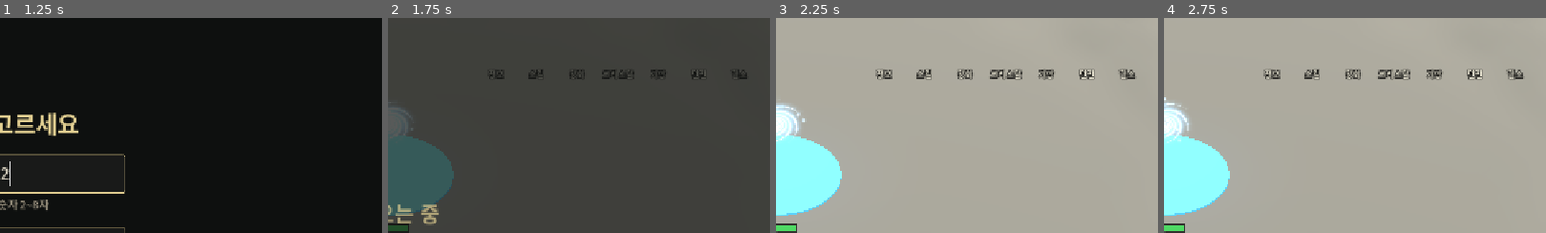
Above: before the commit, frames 1-4 (left to right).
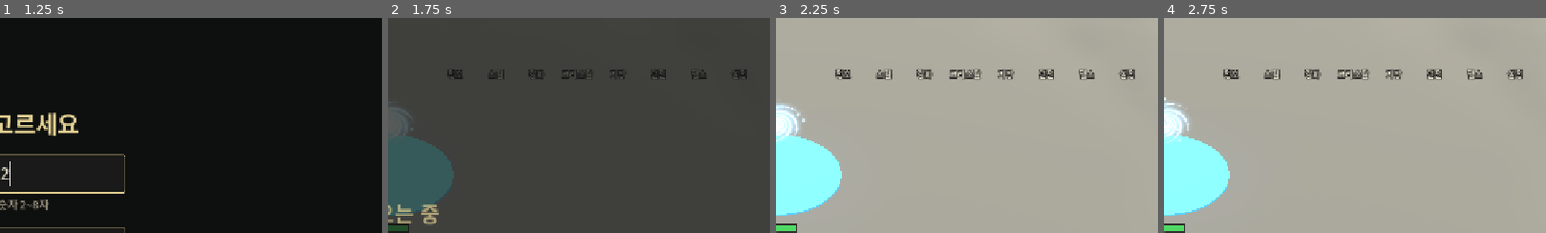
Above: after the commit, the same moments.

Repository: gogoalswo/MMORPG
Game: Godot game, scene res://start.tscn
Two runs of this game, one before a commit and one after it. Both use one fixed random seed, a clock stepped at 60 frames per second and the inputs below.
Inputs (mouse positions are % of the whole screen's width and height, from its top left):
- Up to frame 1 (1.25 s): click (50, 36) at 0.52 s; type "12" at 0.6 s
- Up to frame 2 (1.75 s): click (50, 57) at 1.27 s
- Up to frame 3 (2.25 s): click (46, 78) at 2 s
- Up to frame 4 (2.75 s): no input
The pictures show only the part of the screen within x 50-100%, y 0-50%; the shares and areas given below are measured in that part.

Frame 1 is identical in both runs. In frame 2, 0.5% of the frame differs, in the area x 15-94%, y 24-29%; in frame 3, 1.4%, in the area x 15-95%, y 23-29%; in frame 4, 1.4%.

Commit message:
소리 설정 창 추가 — 메뉴 끝 '설정' 단추로 전체 볼륨 0~100 조절
볼륨은 판정이 아니라 기기 설정이라 user://settings.cfg 에 둔다 (SoundSettings).
0 이면 Master 버스를 음소거한다. ui_test 에 _case_sound 추가, hud.md 갱신.

Co-Authored-By: Claude Opus 5.5 <noreply@anthropic.com>
Claude-Session: https://claude.ai/code/session_013YUVrVESv5EQwiuiWHQ65K

Diff:
--- a/godot/game/game.gd
+++ b/godot/game/game.gd
@@ -336,6 +336,10 @@
 var _potion_panel: PanelContainer
 var _potion_pct_label: Label
 var _potion_slider: HSlider
+## 소리 설정 창 (메뉴 "설정") — 전체 볼륨. 값은 기기 설정(`SoundSettings`)이다
+var _sound_panel: PanelContainer
+var _sound_label: Label
+var _sound_slider: HSlider
 ## 테스트 스위치 단추 — 이름 → Button
 var _switch_buttons: Dictionary = {}
 ## 테스트 무적 단추. 글자는 **스냅샷(me.invincible)** 만 보고 그린다 (자동사냥과 같다)
@@ -721,6 +725,8 @@
 	if ResourceLoader.exists(HIT_SOUND):
 		_hit_sound.stream = load(HIT_SOUND)
 	add_child(_hit_sound)
+	# 저장해 둔 소리 크기를 버스에 건다 — 창을 안 열어도 켤 때부터 그 크기다
+	SoundSettings.apply(SoundSettings.volume())
 	# 폰 웹에서 손가락 떼기를 놓치면 모든 누름이 죽는다 — 막히면 푼다 (touch_guard.gd)
 	_touch_guard = TouchGuard.new()
 	add_child(_touch_guard)
@@ -767,6 +773,7 @@
 	_build_char_panel()
 	_build_rank_panel()
 	_build_potion_panel()
+	_build_sound_panel()
 	_build_auto_panel()
 	_build_debug_panel()
 	_enhance = EnhancePopup.make(self)
@@ -789,6 +796,7 @@
 	_close_button(_char_panel, _toggle_char, 0)
 	_close_button(_rank_panel, _toggle_rank, 0)
 	_close_button(_potion_panel, _toggle_potion_panel, 0)
+	_close_button(_sound_panel, _toggle_sound_panel, 0)
 	_close_button(_auto_panel, _toggle_auto_panel, 0)
 	_close_button(_npc_panel, func() -> void: _npc_panel.visible = false, 0)
 
@@ -2827,6 +2835,9 @@
 	# 그림은 월계관 두른 금 트로피(`ui_icon_rank`)
 	if _transport.online():
 		_menu_cells.append(_icon_button("ui_icon_rank", "랭킹", _toggle_rank, MENU_BTN, true))
+	# 설정 — 메뉴 맨 끝 (2026-09-30 요청 "볼륨 조절 하는 기능 추가해"). 지금은 소리 크기만 있다.
+	# 그림(`ui_icon_settings`)은 아직 없어서 이름 글자만 선다
+	_menu_cells.append(_icon_button("ui_icon_settings", "설정", _toggle_sound_panel, MENU_BTN, true))
 	for cell in _menu_cells:
 		menu.add_child(cell)
 	_bag_dot = _add_red_dot(bag_cell)
@@ -5464,6 +5475,74 @@
 		_potion_slider.set_value_no_signal(pct)
 
 
+## 소리 설정 창 — 전체 볼륨을 -/+ (10 씩)와 슬라이더로 고른다. 0 이 "소리 끔".
+## 판정이 아니라 기기 설정이라 서버에 보내지 않고 `SoundSettings` 가 바로 걸고 저장한다
+func _build_sound_panel() -> void:
+	var center := CenterContainer.new()
+	center.set_anchors_preset(Control.PRESET_FULL_RECT)
+	center.mouse_filter = Control.MOUSE_FILTER_IGNORE
+	_ui_root.add_child(center)
+	_sound_panel = _window_panel()
+	_sound_panel.name = "sound_panel"
+	center.add_child(_sound_panel)
+
+	var side := VBoxContainer.new()
+	side.custom_minimum_size = Vector2(300, 0)
+	side.add_theme_constant_override("separation", 12)
+	_sound_panel.add_child(side)
+	_stone_title(side, "소리 설정", 20, "ui_icon_settings")
+	side.add_child(_inv_label("전체 볼륨 — 0 이면 소리를 끈다", 14, INV_TEXT))
+
+	var row := HBoxContainer.new()
+	row.alignment = BoxContainer.ALIGNMENT_CENTER
+	row.add_theme_constant_override("separation", 12)
+	side.add_child(row)
+	# ASCII "-" — 빼기 기호(U+2212)는 한글 폰트 부분집합에 없다 (물약 창과 같다)
+	var down := _inv_button("-", _sound_step.bind(-1))
+	down.name = "sound_down"
+	row.add_child(down)
+	_sound_label = _inv_label("", 20, INV_GOLD_HI)
+	_sound_label.custom_minimum_size = Vector2(110, 0)
+	_sound_label.horizontal_alignment = HORIZONTAL_ALIGNMENT_CENTER
+	row.add_child(_sound_label)
+	var up := _inv_button("+", _sound_step.bind(1))
+	up.name = "sound_up"
+	row.add_child(up)
+
+	_sound_slider = HSlider.new()
+	_sound_slider.name = "sound_slider"
+	_sound_slider.min_value = 0
+	_sound_slider.max_value = SoundSettings.MAX
+	_sound_slider.step = SoundSettings.STEP
+	_sound_slider.tick_count = SoundSettings.MAX / SoundSettings.STEP + 1
+	_sound_slider.ticks_on_borders = true
+	_sound_slider.custom_minimum_size = Vector2(0, 32)
+	_sound_slider.value_changed.connect(func(value: float) -> void: _set_sound(roundi(value)))
+	side.add_child(_sound_slider)
+	_show_sound(SoundSettings.volume())
+
+
+func _toggle_sound_panel() -> void:
+	_sound_panel.visible = not _sound_panel.visible
+	if _sound_panel.visible:
+		_sound_panel.get_parent().move_to_front()
+		_show_sound(SoundSettings.volume())
+
+
+func _sound_step(dir: int) -> void:
+	_set_sound(SoundSettings.volume() + dir * SoundSettings.STEP)
+
+
+func _set_sound(value: int) -> void:
+	_show_sound(SoundSettings.set_volume(value))
+
+
+## 글자와 손잡이를 건 값에 맞춘다 — 손잡이는 신호 없이 (신호를 내면 다시 거는 되먹임이 된다)
+func _show_sound(value: int) -> void:
+	_sound_label.text = "%d%%" % value if value > 0 else "소리 끔"
+	_sound_slider.set_value_no_signal(value)
+
+
 func _drink_potion() -> void:
 	_transport.send(&"potion", {})
 
--- /dev/null
+++ b/godot/game/sound_settings.gd
@@ -0,0 +1,41 @@
+class_name SoundSettings
+extends RefCounted
+
+## 소리 크기 — 전체(Master 버스) 볼륨을 0 ~ 100 으로 둔다 (2026-09-30 요청 "볼륨 조절 하는 기능 추가해").
+##
+## **판정이 아니라 기기 설정이다.** 그래서 캐릭터 저장(`save.gd`, 판정 값만)에 넣지 않고
+## `user://settings.cfg` 에 따로 둔다 — 서버에 붙어도 기기마다 제 소리 크기를 쓴다.
+## 웹에서는 `user://` 가 IndexedDB 라 브라우저마다 따로 남는다.
+##
+## 0 은 끔 — 버스를 음소거한다 (`linear_to_db(0)` 은 -inf 라 따로 막는다).
+
+const PATH := "user://settings.cfg"
+const DEFAULT := 100
+const STEP := 10
+const MAX := 100
+
+
+## 저장된 값 (없으면 `DEFAULT`)
+static func volume() -> int:
+	var cfg := ConfigFile.new()
+	if cfg.load(PATH) != OK:
+		return DEFAULT
+	return clampi(int(cfg.get_value("sound", "volume", DEFAULT)), 0, MAX)
+
+
+## 잘라서 버스에 걸고 저장한다. 건 값을 돌려준다
+static func set_volume(value: int) -> int:
+	var v := clampi(value, 0, MAX)
+	apply(v)
+	var cfg := ConfigFile.new()
+	cfg.load(PATH)
+	cfg.set_value("sound", "volume", v)
+	cfg.save(PATH)
+	return v
+
+
+## 버스에만 건다 (게임을 켤 때 저장된 값으로 한 번)
+static func apply(value: int) -> void:
+	var bus := AudioServer.get_bus_index("Master")
+	AudioServer.set_bus_mute(bus, value <= 0)
+	AudioServer.set_bus_volume_db(bus, linear_to_db(maxf(value, 1) / float(MAX)))
--- a/godot/tests/ui_test.gd
+++ b/godot/tests/ui_test.gd
@@ -310,6 +310,7 @@
 
 	await _case_status(game)
 	await _case_potion(game)
+	await _case_sound(game)
 	await _case_auto_priority(game)
 	await _case_bag_dot(game)
 	await _case_bag(game)
@@ -389,6 +390,45 @@
 	me.skills = kept_skills
 	me.skill_bar = kept_bar
 	print("  자동사냥 설정: 쿨타임 긴 순 → 위로 올리기 → 되돌리기")
+
+
+## 소리 설정 — 메뉴 "설정" 으로 창이 뜨고, -/+ · 슬라이더가 Master 버스 볼륨을 바꾸고 저장한다.
+## 0 이면 버스를 음소거한다. 끝에 처음 값으로 되돌린다
+func _case_sound(game: Node3D) -> void:
+	var before := SoundSettings.volume()
+	var cell: Control = null
+	for c in game._menu_cells:
+		if c.find_child("hit", true, false).tooltip_text == "설정":
+			cell = c
+	if cell == null:
+		_fail("메뉴에 설정 단추가 없다")
+		return
+	cell.find_child("hit", true, false).pressed.emit()
+	await process_frame
+	var panel: Control = game._sound_panel
+	if not panel.visible:
+		_fail("설정을 눌렀는데 소리 창이 안 떴다")
+	var bus := AudioServer.get_bus_index("Master")
+	game._set_sound(50)
+	panel.find_child("sound_up", true, false).pressed.emit()
+	await process_frame
+	if SoundSettings.volume() != 60 or game._sound_label.text != "60%" \
+			or absf(AudioServer.get_bus_volume_db(bus) - linear_to_db(0.6)) > 0.01:
+		_fail("+ 를 눌렀는데 볼륨 %d · 글자 '%s' · %.2fdB" % [
+			SoundSettings.volume(), game._sound_label.text, AudioServer.get_bus_volume_db(bus)])
+	var slider: HSlider = panel.find_child("sound_slider", true, false)
+	slider.value = 0
+	await process_frame
+	if SoundSettings.volume() != 0 or not AudioServer.is_bus_mute(bus) or game._sound_label.text != "소리 끔":
+		_fail("슬라이더를 0 으로 끌었는데 음소거가 아니다 (볼륨 %d · 글자 '%s')" % [
+			SoundSettings.volume(), game._sound_label.text])
+	panel.find_child("sound_down", true, false).pressed.emit()
+	if SoundSettings.volume() != 0:
+		_fail("0 아래로 내려갔다: %d" % SoundSettings.volume())
+	game._set_sound(before)
+	if AudioServer.is_bus_mute(bus):
+		_fail("되돌렸는데 음소거가 남았다")
+	game._toggle_sound_panel()
 
 
 func _case_potion(game: Node3D) -> void:
Not shown, added: godot/game/sound_settings.gd.uid
Not shown, changed: docs/features/hud.md
